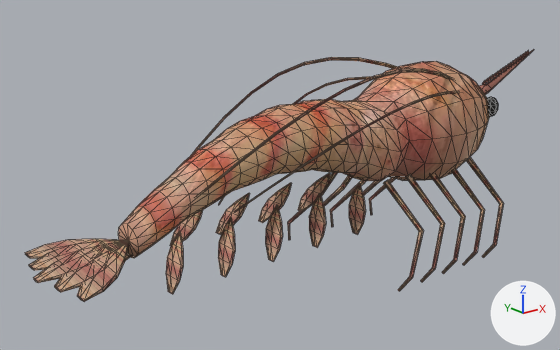
Before and after pictures for a commit that changed the glTF model public/aqua/models/fish/juv_dokdo_shrimp.glb.
The view is the same before and after, from a 50 mm camera at (3367.741, -1.718, 0.661) aimed at (3369.206, 0.113, -0.071). The lights are fixed; the arrows at lower right show +X, +Y and +Z. The picture after the commit comes second. Mesh edges are drawn as thin lines. Vertices at exactly the same position are counted once.

The older version as bpy lines, for what is in view:
```python
me_juv_dokdo_shrimp = bpy.data.meshes.new('juv_dokdo_shrimp')
me_juv_dokdo_shrimp.from_pydata(...)  # 1401 vertices, 2634 faces; spans x 3368.36..3370.35, y -0.3..0.3, z -0.38..0.27
me_juv_dokdo_shrimp.materials.append(mat_natural_pbr_atlas)  # picture img_juv_dokdo_shrimp_basecolor
ob_juv_dokdo_shrimp = bpy.data.objects.new('juv_dokdo_shrimp', me_juv_dokdo_shrimp)
ob_juv_dokdo_shrimp.location = (0.0, 0.0, 0.0)
```
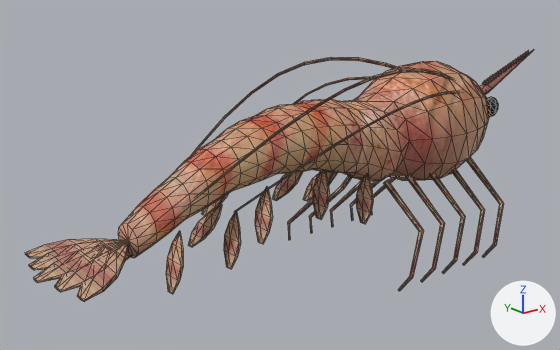
Changed parts and their boxes [x1, y1, x2, y2] in the pictures (560 x 350 px; the box of a moved part takes in the faces that stretch with it):
part 1 of me_juv_dokdo_shrimp, moved or reshaped: before [298, 173, 330, 211]; after [303, 172, 333, 201]
part 2 of me_juv_dokdo_shrimp, moved or reshaped: before [258, 183, 291, 223]; after [272, 172, 303, 201]
part 3 of me_juv_dokdo_shrimp, moved or reshaped: before [216, 193, 250, 234]; after [201, 194, 228, 216]
part 4 of me_juv_dokdo_shrimp, moved or reshaped: before [170, 210, 203, 246]; after [188, 204, 222, 247]
part 5 of me_juv_dokdo_shrimp, moved or reshaped: before [349, 183, 366, 235]; after [356, 176, 373, 224]
part 6 of me_juv_dokdo_shrimp, moved or reshaped: before [309, 194, 326, 248]; after [313, 170, 330, 219]
part 7 of me_juv_dokdo_shrimp, moved or reshaped: before [265, 205, 283, 262]; after [255, 186, 272, 244]
part 8 of me_juv_dokdo_shrimp, moved or reshaped: before [218, 217, 235, 277]; after [224, 211, 241, 269]

The change in detail:
me_juv_dokdo_shrimp has 1401 vertices, 2634 faces and spans x 3368.36..3370.35, y -0.3..0.3, z -0.38..0.27.
me_juv_dokdo_shrimp is used by ob_juv_dokdo_shrimp; location (0.0, 0.0, 0.0).
me_juv_dokdo_shrimp part 1: the loose piece of 32 vertices spanning x 3369.3..3369.38, y 0.06..0.14, z -0.22..-0.09 is moved by (0.03, 0.0, 0.03).
me_juv_dokdo_shrimp part 2: the loose piece of 32 vertices spanning x 3369.14..3369.21, y 0.06..0.14, z -0.22..-0.09 is moved by (0.04, -0.02, 0.07).
me_juv_dokdo_shrimp part 3: the loose piece of 32 vertices spanning x 3368.98..3369.05, y 0.06..0.14, z -0.22..-0.09 is moved by (-0.04, 0.01, 0.07).
me_juv_dokdo_shrimp part 4: the loose piece of 32 vertices spanning x 3368.81..3368.89, y 0.06..0.14, z -0.22..-0.09 is moved by (0.04, -0.03, 0.0).
me_juv_dokdo_shrimp part 5: the loose piece of 32 vertices spanning x 3369.3..3369.38, y -0.14..-0.06, z -0.22..-0.09 is moved by (0.03, 0.0, 0.03).
me_juv_dokdo_shrimp part 6: the loose piece of 32 vertices spanning x 3369.14..3369.21, y -0.14..-0.06, z -0.22..-0.09 is moved by (0.04, 0.03, 0.07).
me_juv_dokdo_shrimp part 7: the loose piece of 32 vertices spanning x 3368.98..3369.05, y -0.14..-0.06, z -0.22..-0.09 is moved by (-0.04, -0.01, 0.07).
me_juv_dokdo_shrimp part 8: the loose piece of 32 vertices spanning x 3368.81..3368.89, y -0.14..-0.06, z -0.22..-0.09 is moved by (0.04, 0.03, 0.0).
